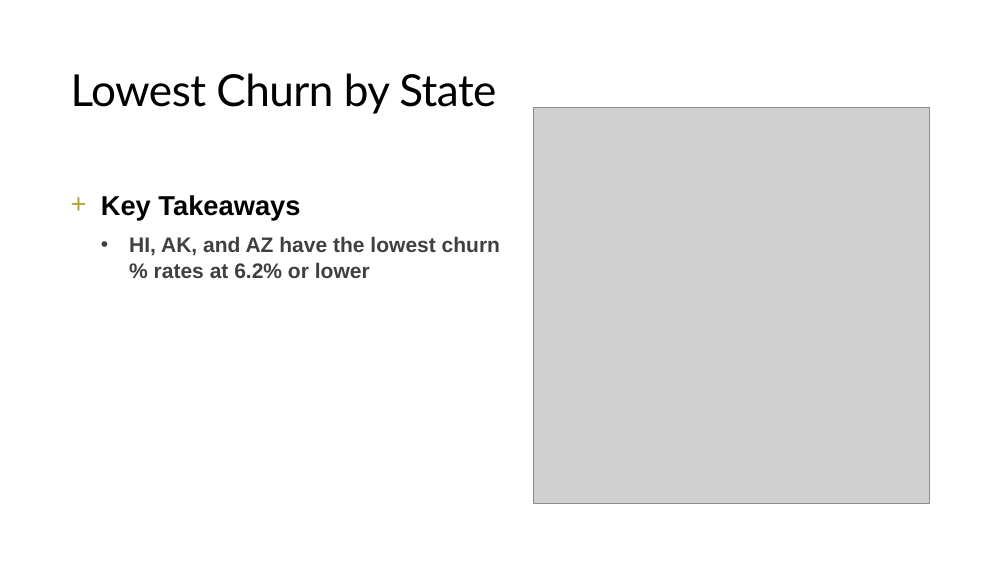
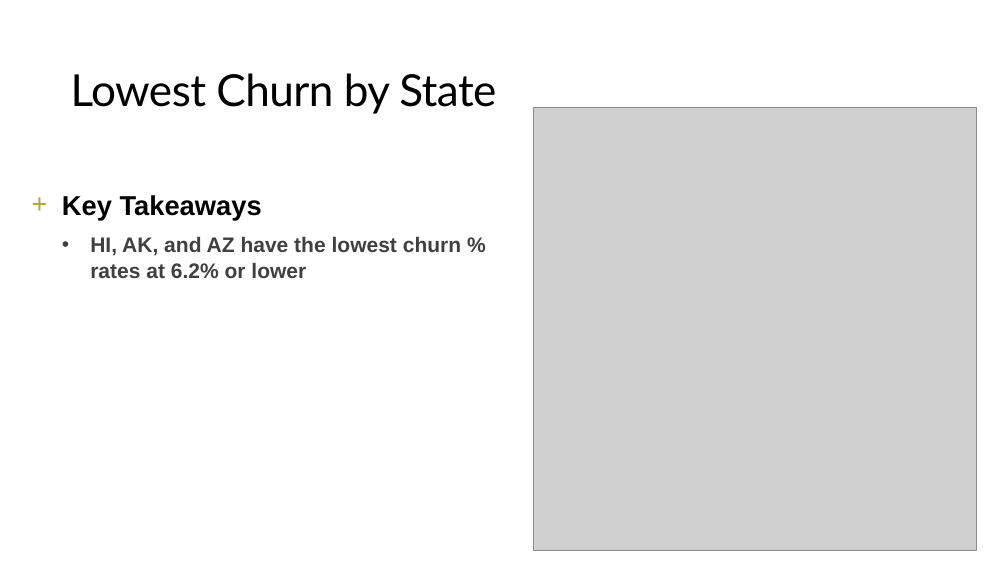
Before and after one commit to alecs1523/telecom_customer_churn, a slide deck: slide 7 of customer_churn_anlaysis.pptx. Drawn at 1008x567 pixels with LibreOffice and Linux fonts; fonts in the diff are those of the drawing; grey boxes stand for pictures. Boxes give left, top, right and bottom in pixels: in the first picture for what was removed or moved away, otherwise in the second. Text is boxed around its words. In the diff, an @@ line names an element or a change of style, - is before the commit and + after.

```diff
--- a/customer_churn_anlaysis.pptx
+++ b/customer_churn_anlaysis.pptx
@@ picture: place and size @@
-picture at [534, 107, 930, 504]
+picture at [534, 107, 977, 551]
@@ text "Key Takeaways": place and size @@
-text "Key Takeaways" at [101, 195, 500, 278]
+text "Key Takeaways" at [62, 195, 461, 278]
```
Also in this commit, not shown: 9 other slides changed, 1 slide added, 2 other files.
